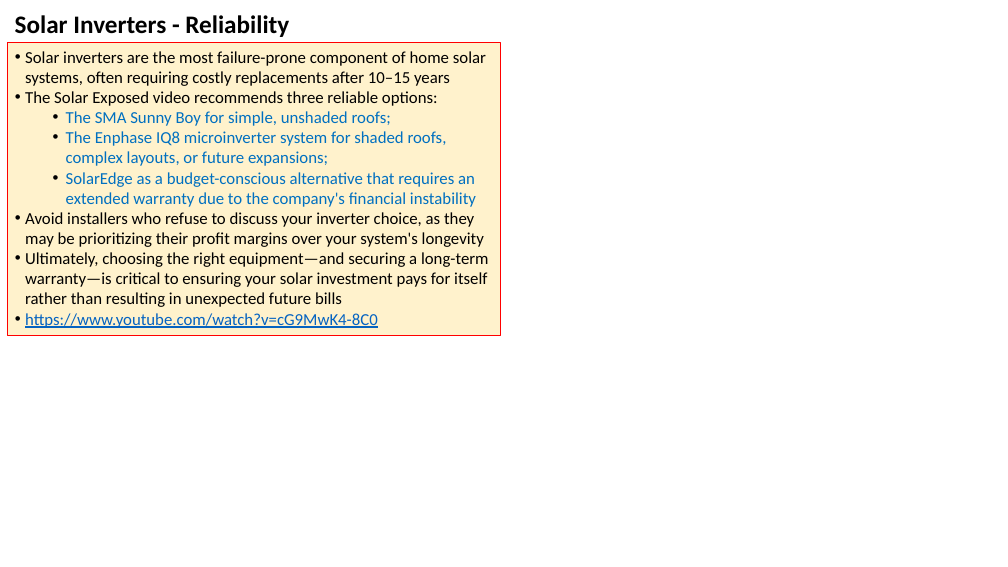
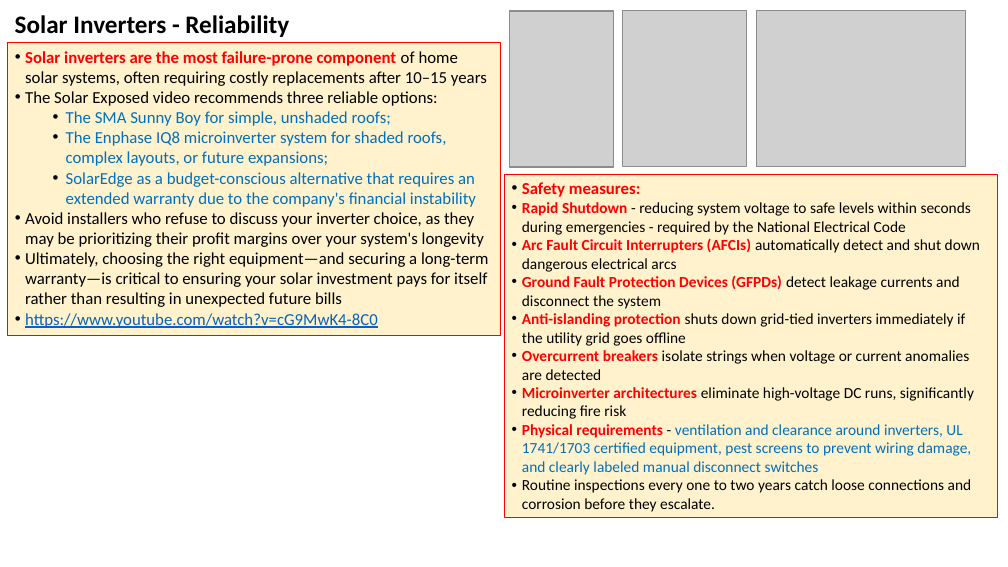
Before and after one commit to lselector/misc_farm, a slide deck: slide 12 of solar.pptx (slide 11 before the commit). Drawn at 1008x567 pixels with LibreOffice and Linux fonts; fonts in the diff are those of the drawing; grey boxes stand for pictures. Boxes give left, top, right and bottom in pixels: in the first picture for what was removed or moved away, otherwise in the second. Text is boxed around its words. In the diff, an @@ line names an element or a change of style, - is before the commit and + after.

```diff
--- a/solar.pptx
+++ b/solar.pptx
@@ picture added at [510,11,614,167] @@
@@ picture added at [623,10,747,166] @@
@@ picture added at [756,11,966,166] @@
@@ text in rectangle at [25,51,487,86]: text colour #000000 to #FF0000, bold on in "Solar inverters are the most failure-prone component" @@
@@ rectangle added at [504,174,997,518], fill #FFF2CC, outline #FF0000 0.56 pt, 11 pt, text #000000 @@
+• Safety measures:
+• Rapid Shutdown - reducing system voltage to safe levels within seconds during emergencies - required by the National Electrical Code
+• Arc Fault Circuit Interrupters (AFCIs) automatically detect and shut down dangerous electrical arcs
+• Ground Fault Protection Devices (GFPDs) detect leakage currents and disconnect the system
+• Anti-islanding protection shuts down grid-tied inverters immediately if the utility grid goes offline
+• Overcurrent breakers isolate strings when voltage or current anomalies are detected
+• Microinverter architectures eliminate high-voltage DC runs, significantly reducing fire risk
+• Physical requirements - ventilation and clearance around inverters, UL 1741/1703 certified equipment, pest screens to prevent wiring damage, and clearly labeled manual disconnect switches
+• Routine inspections every one to two years catch loose connections and corrosion before they escalate.
```
Also in this commit, not shown: 1 other slide changed, 3 slides added, 1 other file.
